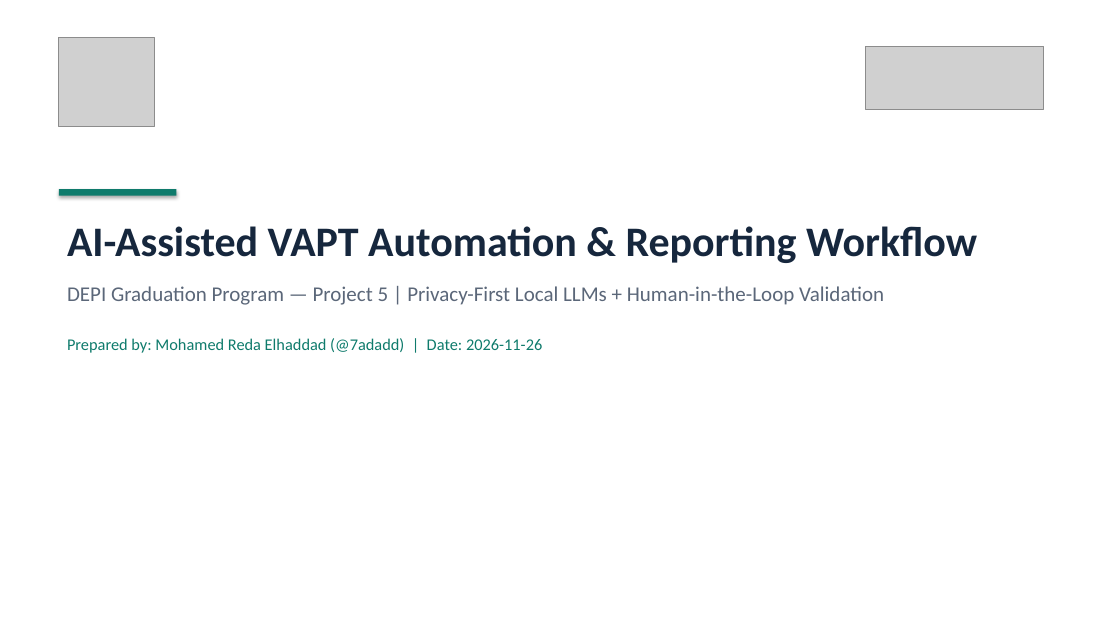
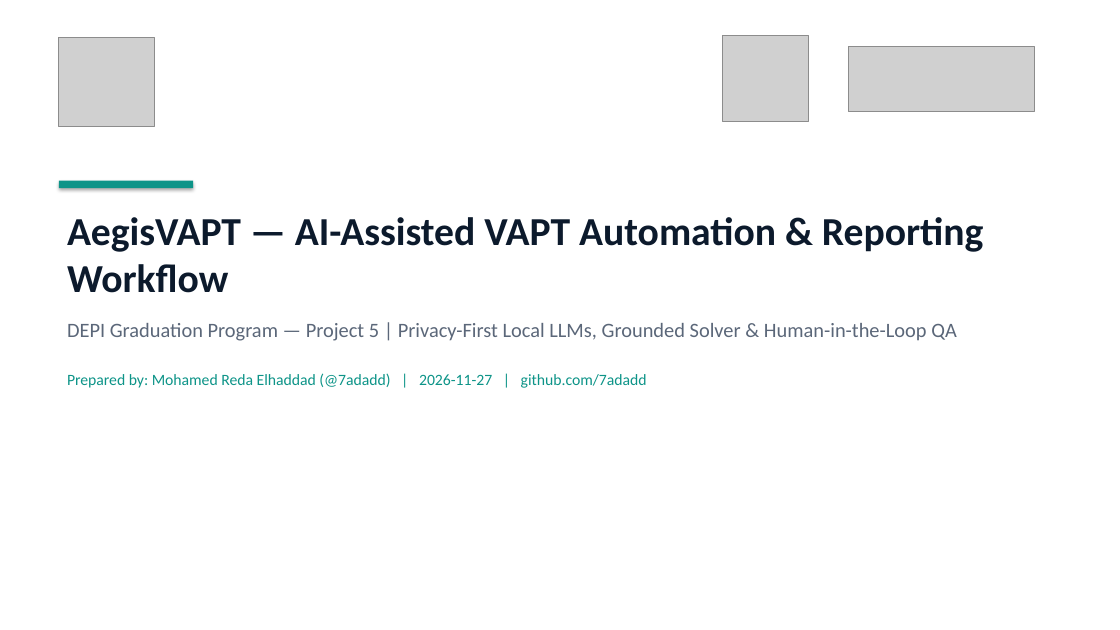
Before and after one commit to 7adadd/AI-Assisted-VAPT-Automation-Reporting-Workflow, a slide deck: slide 1 of deliverables/DEPI-Project5-Presentation.pptx. Drawn at 1120x630 pixels with LibreOffice and Linux fonts; fonts in the diff are those of the drawing; grey boxes stand for pictures. Boxes give left, top, right and bottom in pixels: in the first picture for what was removed or moved away, otherwise in the second. Text is boxed around its words. In the diff, an @@ line names an element or a change of style, - is before the commit and + after.

Commit message:
Polish AegisVAPT UI & logo, fix API/dashboard/graph/PoC bugs, add 15-slide deck & Arabic defense guide

```diff
--- a/deliverables/DEPI-Project5-Presentation.pptx
+++ b/deliverables/DEPI-Project5-Presentation.pptx
@@ picture added at (723, 35, 808, 121) @@
@@ picture: place and size @@
-picture at (865, 46, 1044, 109)
+picture at (849, 46, 1034, 112)
@@ rectangle: place and size @@
-rectangle at (59, 189, 176, 196)
+rectangle at (59, 181, 193, 188)
@@ rectangle at (59, 181, 193, 188): fill #0F7B6C to #0D9488 @@
@@ text at (67, 217, 984, 388): text changed; size 18 to 17.5 pt @@
-AI-Assisted VAPT Automation & Reporting Workflow
-DEPI Graduation Program — Project 5 | Privacy-First Local LLMs + Human-in-the-Loop Validation
-Prepared by: Mohamed Reda Elhaddad (@7adadd) | Date: 2026-11-26
+AegisVAPT — AI-Assisted VAPT Automation & Reporting Workflow
+DEPI Graduation Program — Project 5 | Privacy-First Local LLMs, Grounded Solver & Human-in-the-Loop QA
+Prepared by: Mohamed Reda Elhaddad (@7adadd) | 2026-11-27 | github.com/7adadd
```
Also in this commit, not shown: 9 other slides changed, 5 slides added, 2 slides removed, 22 other files.
